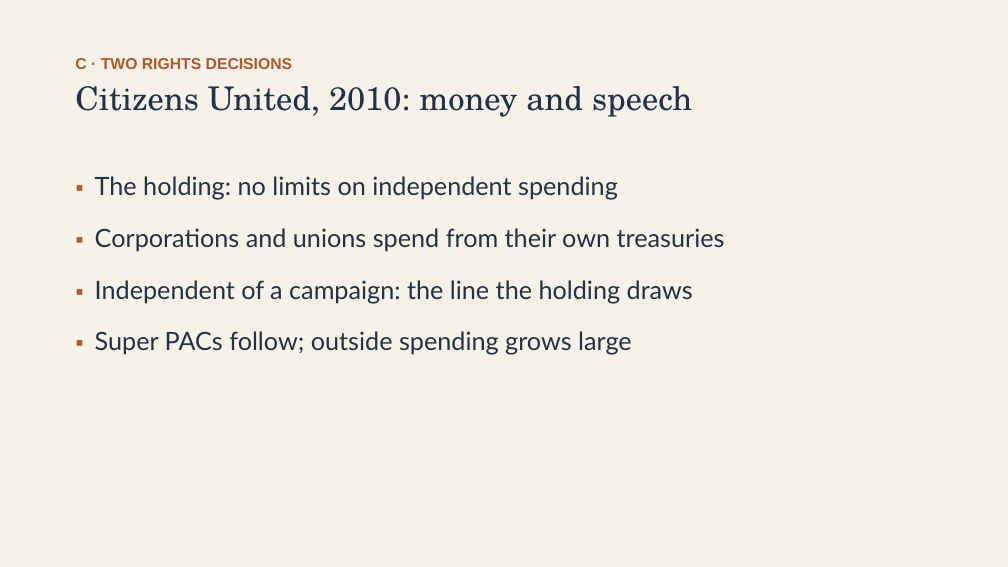
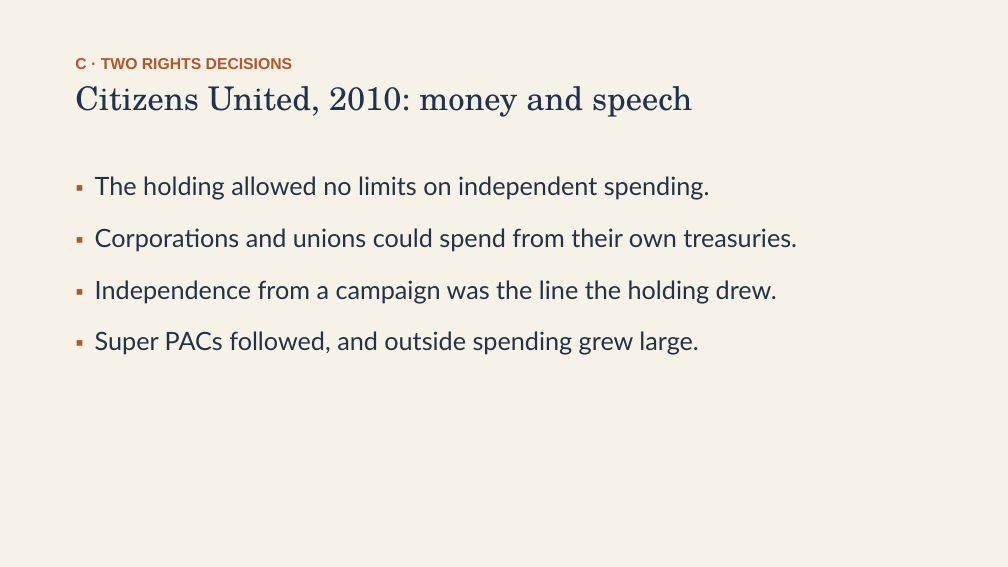
Before and after one commit to ab17gthb/humanities-curriculum-group, a slide deck: slide 11 of modern-america/lesson-08/lesson-08-slides.pptx. Drawn at 1008x567 pixels with LibreOffice and Linux fonts; fonts in the diff are those of the drawing. Boxes give left, top, right and bottom in pixels: in the first picture for what was removed or moved away, otherwise in the second. Text is boxed around its words. In the diff, an @@ line names an element or a change of style, - is before the commit and + after.

```diff
--- a/modern-america/lesson-08/lesson-08-slides.pptx
+++ b/modern-america/lesson-08/lesson-08-slides.pptx
@@ text at <box>95,176,797,355</box>: text changed @@
-▪ The holding: no limits on independent spending
-▪ Corporations and unions spend from their own treasuries
-▪ Independent of a campaign: the line the holding draws
-▪ Super PACs follow; outside spending grows large
+▪ The holding allowed no limits on independent spending.
+▪ Corporations and unions could spend from their own treasuries.
+▪ Independence from a campaign was the line the holding drew.
+▪ Super PACs followed, and outside spending grew large.
```
Also in this commit, not shown: 8 other slides changed, 6 other files.
